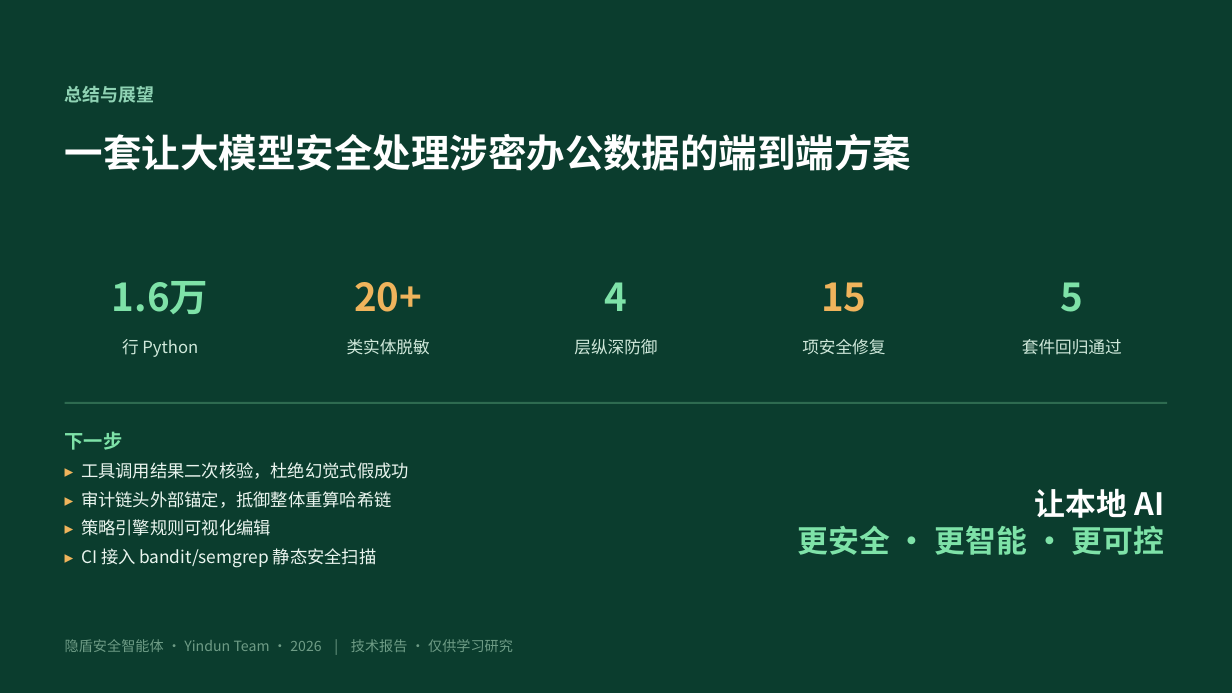
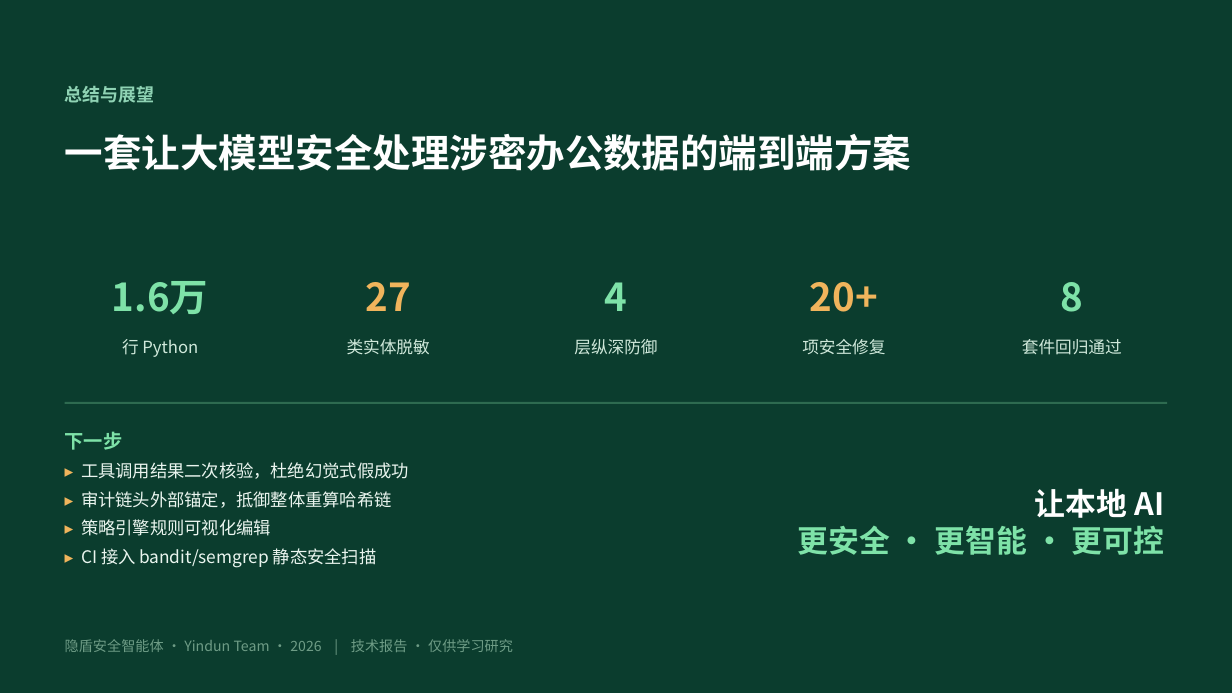
Before and after one commit to Andysun06/yindun-agent, a slide deck: slide 19 of 隐盾安全智能体_项目汇报.pptx. Drawn at 1232x693 pixels with LibreOffice and Linux fonts; fonts in the diff are those of the drawing. Boxes give left, top, right and bottom in pixels: in the first picture for what was removed or moved away, otherwise in the second. Text is boxed around its words. In the diff, an @@ line names an element or a change of style, - is before the commit and + after.

```diff
--- a/隐盾安全智能体_项目汇报.pptx
+++ b/隐盾安全智能体_项目汇报.pptx
@@ text at (365, 282, 410, 311): text changed @@
-20+
+27
@@ text at (810, 282, 878, 312): text changed @@
-15
+20+
@@ text at (1061, 282, 1084, 312): text changed @@
-5
+8
```
Also in this commit, not shown: 4 other slides changed, 4 other files.
